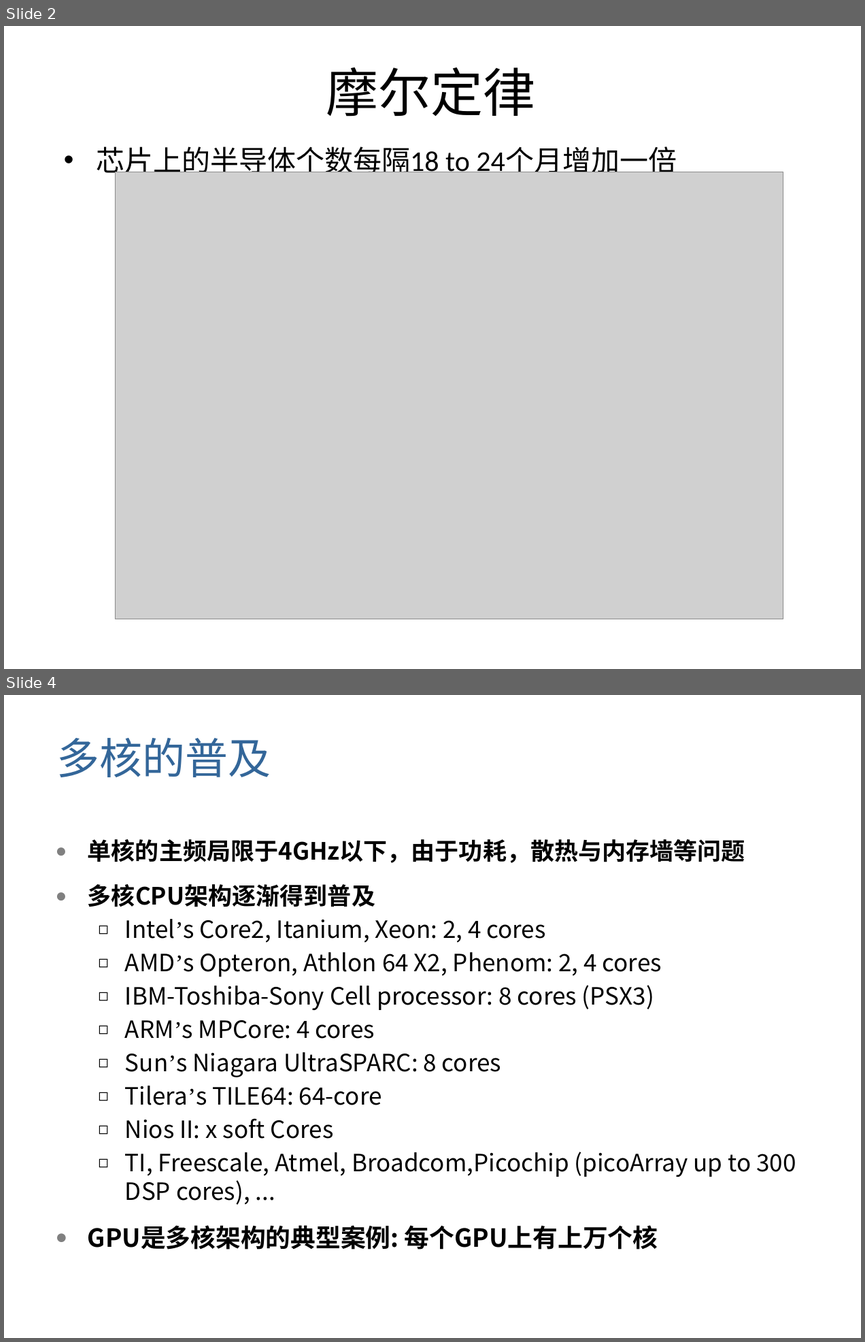
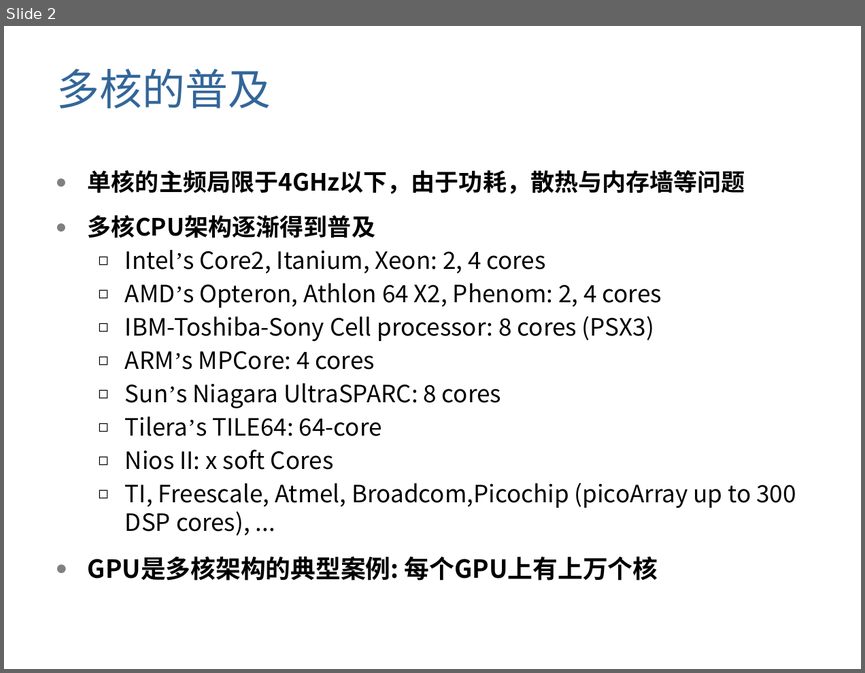
Before and after one commit to gulaoshi/gu.github.io, a slide deck: AdvOS/PPT+papers/L03-GPU.pptx. Shown one above the other, each under a label of ours: slides 2 and 4 before the commit, slide 2 after it; the slides between them are not shown. The pictures are 865x1342 and 865x673 pixels, drawn with LibreOffice and Linux fonts; fonts in the diff are those of the drawing; grey boxes stand for pictures; background and template pictures are left out. Boxes give left, top, right and bottom in pixels: in the first picture for what was removed or moved away, otherwise in the second. Text is boxed around its words. In the diff, an @@ line names an element or a change of style, - is before the commit and + after.

```diff
--- a/AdvOS/PPT+papers/L03-GPU.pptx
+++ b/AdvOS/PPT+papers/L03-GPU.pptx
@@ slide 2 removed at [4,26,861,669], background picture (left out) @@
@@ title removed at [326,67,535,116] @@
-摩尔定律
@@ text removed at [96,146,677,178] @@
-• 芯片上的半导体个数每隔18 to 24个月增加一倍
@@ picture removed at [116,172,783,619] @@
@@ what was slide 4 is now slide 2 @@
```
Also in this commit, not shown: 1 slide changed, 1 other slide removed, 10 other files.
